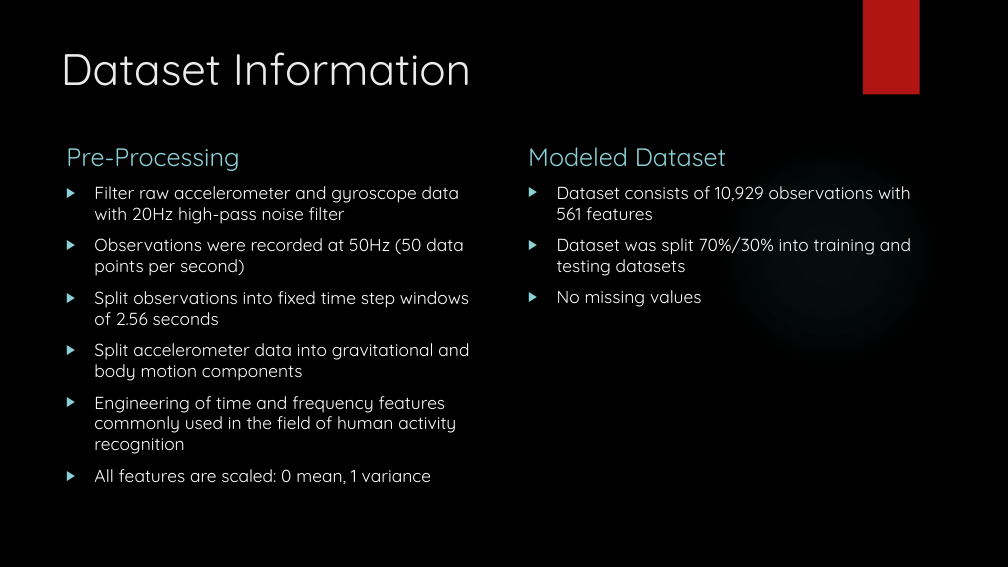
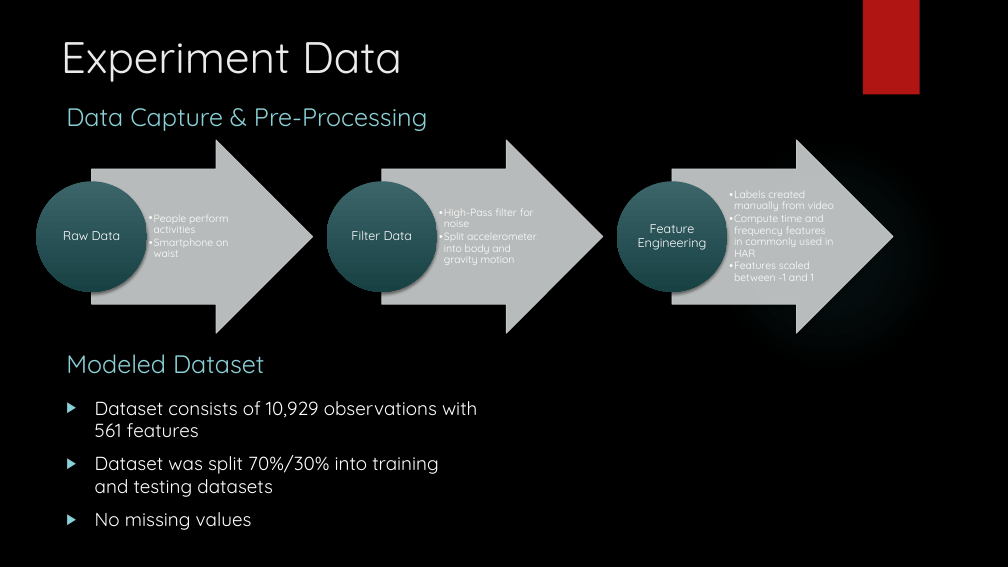
Before and after one commit to kennybcuz/smartphone_activity_recognition, a slide deck: slide 4 of Activity Recognition Using Smartphones.pptx. Drawn at 1008x567 pixels with LibreOffice and Linux fonts; fonts in the diff are those of the drawing; background and template pictures are left out. Boxes give left, top, right and bottom in pixels: in the first picture for what was removed or moved away, otherwise in the second. Text is boxed around its words. In the diff, an @@ line names an element or a change of style, - is before the commit and + after.

```diff
--- a/Activity Recognition Using Smartphones.pptx
+++ b/Activity Recognition Using Smartphones.pptx
@@ title at (x1=61, y1=42, x2=402, y2=82): text changed @@
-Dataset Information
+Experiment Data
@@ text at (x1=66, y1=108, x2=427, y2=131): text changed @@
-Pre-Processing
+Data Capture & Pre-Processing
@@ text removed at (x1=94, y1=186, x2=469, y2=484) @@
-▶ Filter raw accelerometer and gyroscope data with 20Hz high-pass noise filter
-▶ Observations were recorded at 50Hz (50 data points per second)
-▶ Split observations into fixed time step windows of 2.56 seconds
-▶ Split accelerometer data into gravitational and body motion components
-▶ Engineering of time and frequency features commonly used in the field of human activity recognition
-▶ All features are scaled: 0 mean, 1 variance
@@ group added at (x1=36, y1=140, x2=893, y2=333): 6 texts, 3 right arrows, 3 ellipses @@
+  • People perform activities
+  • Smartphone on waist
+Raw Data
+  • High-Pass filter for noise
+  • Split accelerometer into body and gravity motion
+Filter Data
+  • Labels created manually from video
+  • Compute time and frequency features in commonly used in HAR
+  • Features scaled between -1 and 1
+Feature Engineering
@@ text "Modeled Dataset" moved from (x1=528, y1=147, x2=726, y2=167) to (x1=66, y1=354, x2=264, y2=374) @@
@@ text "Dataset consists of 10,929 observations ..." moved from (x1=557, y1=186, x2=911, y2=307) to (x1=95, y1=401, x2=477, y2=530) @@
@@ text "Dataset consists of 10,929 observations ..." at (x1=95, y1=401, x2=477, y2=530): size 16.6 to 18 pt @@
```
Also in this commit, not shown: 4 other slides changed, 3 slides added, 1 other file.
